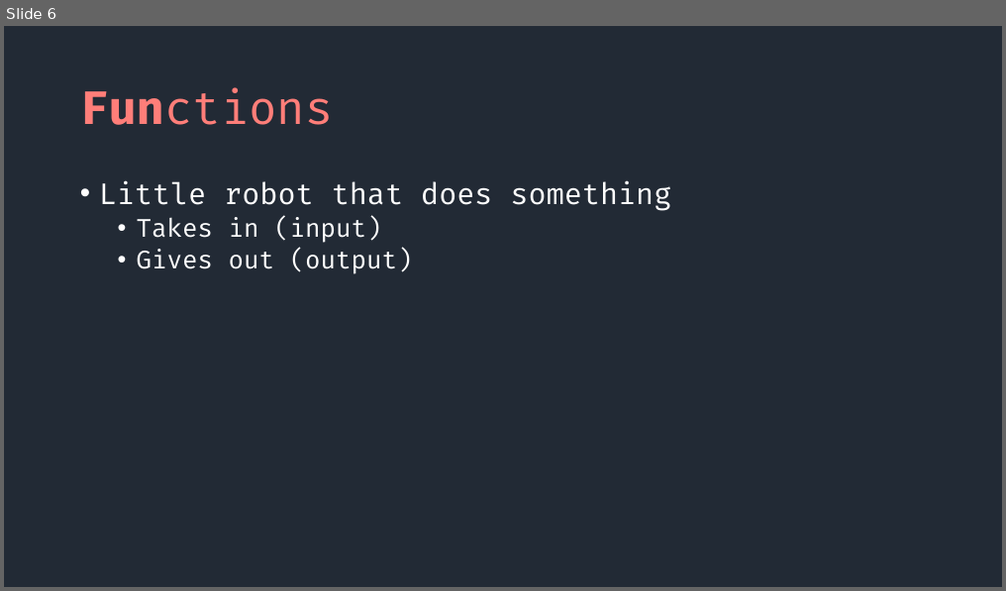
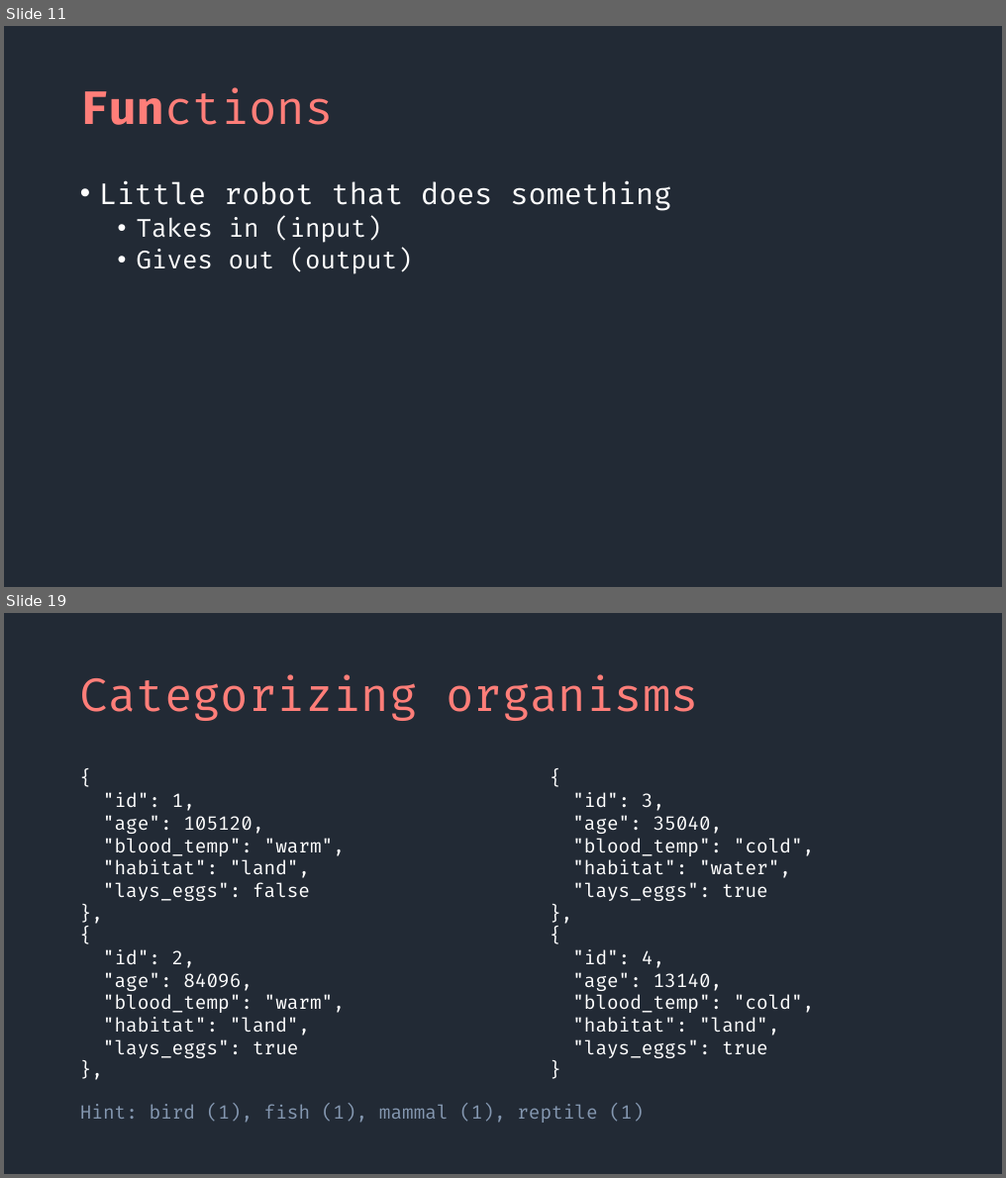
Before and after one commit to SeanMcP/college-career-day, a slide deck: presentation.pptx. Shown one above the other, each under a label of ours: slide 6 before the commit, slides 11 and 19 after it; the slides between them are not shown. The pictures are 1006x591 and 1006x1178 pixels, drawn with LibreOffice and Linux fonts; fonts in the diff are those of the drawing. Boxes give left, top, right and bottom in pixels: in the first picture for what was removed or moved away, otherwise in the second. Text is boxed around its words. In the diff, an @@ line names an element or a change of style, - is before the commit and + after.

```diff
--- a/presentation.pptx
+++ b/presentation.pptx
@@ slide 19 added at [4, 613, 1002, 1174], background #222A35 @@
@@ title added at [80, 674, 699, 721], 44 pt, text #FF7E79 @@
+Categorizing organisms
@@ text added at [103, 792, 345, 1059], 18 pt, text #FFFFFF @@
+{
+"id": 1,
+"age": 105120,
+"blood_temp": "warm",
+"habitat": "land",
+"lays_eggs": false
+},
+{
+"id": 2,
+"age": 84096,
+"blood_temp": "warm",
+"habitat": "land",
+"lays_eggs": true
+},
@@ text added at [572, 792, 814, 1059], 18 pt, text #FFFFFF @@
+{
+"id": 3,
+"age": 35040,
+"blood_temp": "cold",
+"habitat": "water",
+"lays_eggs": true
+},
+{
+"id": 4,
+"age": 13140,
+"blood_temp": "cold",
+"habitat": "land",
+"lays_eggs": true
+}
@@ text added at [80, 1104, 644, 1123], 18 pt, text #8497B0 @@
+Hint: bird (1), fish (1), mammal (1), reptile (1)
@@ what was slide 6 is now slide 11 @@
```
Also in this commit, not shown: 9 slides changed, 16 other slides added.
